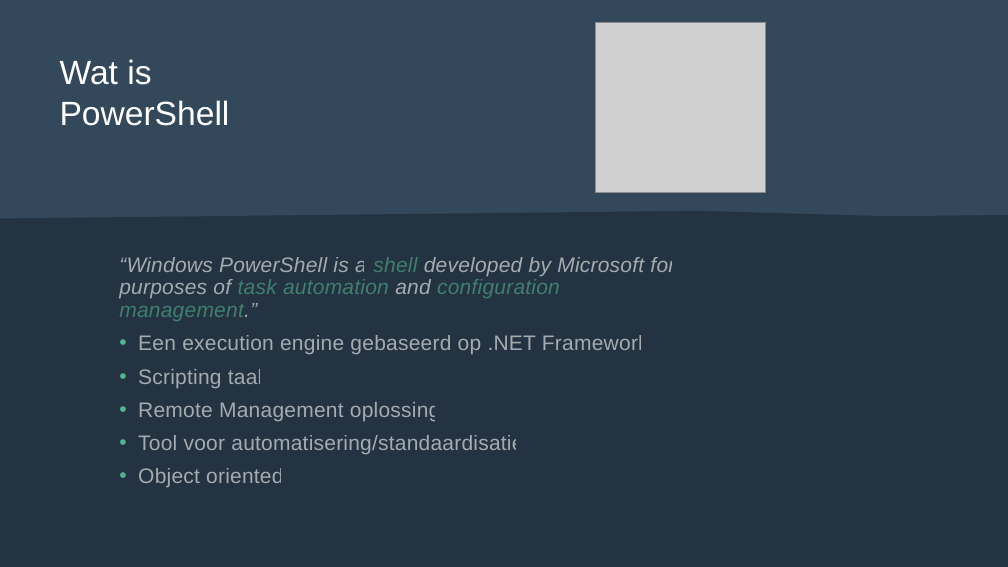
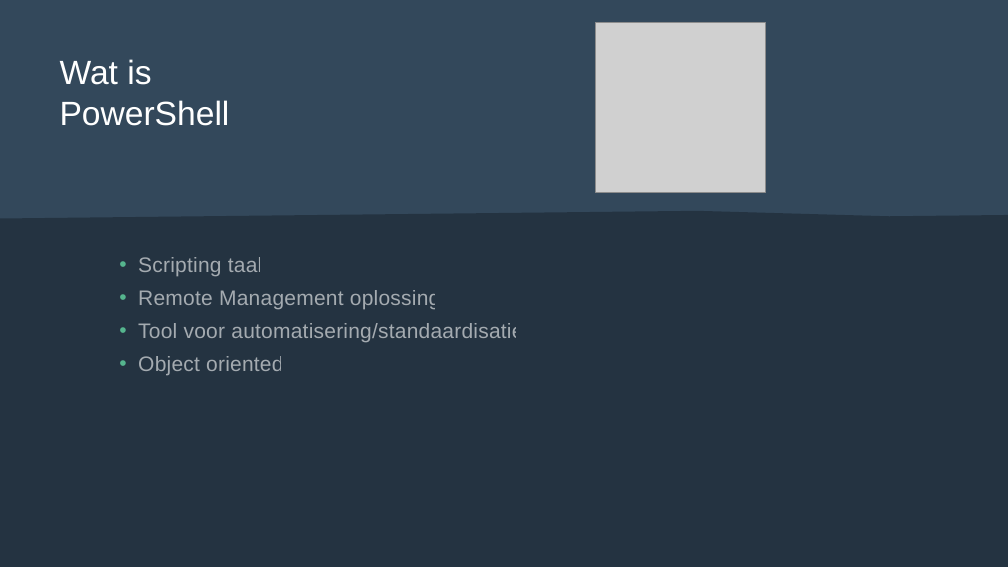
Before and after one commit to powershellpr0mpt/Events, a slide deck: slide 4 of CTT+/PowerShell Basics/CTT+ - Powershell basics.pptx. Drawn at 1008x567 pixels with LibreOffice and Linux fonts; fonts in the diff are those of the drawing; grey boxes stand for pictures. Boxes give left, top, right and bottom in pixels: in the first picture for what was removed or moved away, otherwise in the second. Text is boxed around its words. In the diff, an @@ line names an element or a change of style, - is before the commit and + after.

```diff
--- a/CTT+/PowerShell Basics/CTT+ - Powershell basics.pptx
+++ b/CTT+/PowerShell Basics/CTT+ - Powershell basics.pptx
@@ text at [119,257,675,355]: paragraphs removed @@
-“Windows PowerShell is a shell developed by Microsoft for purposes of task automation and configuration management.”
-• Een execution engine gebaseerd op .NET Framework
```
Also in this commit, not shown: 1 other slide changed, 1 slide added.
